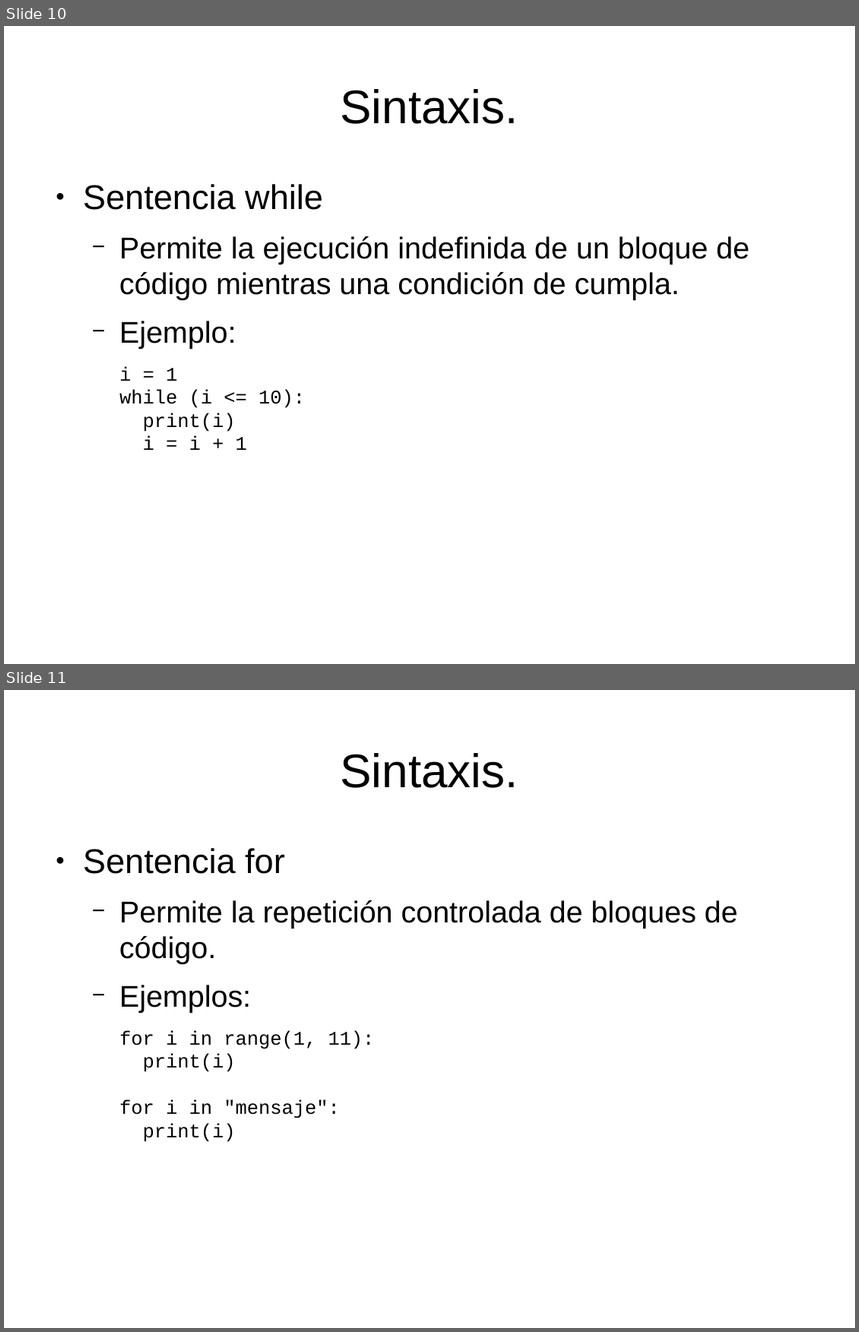
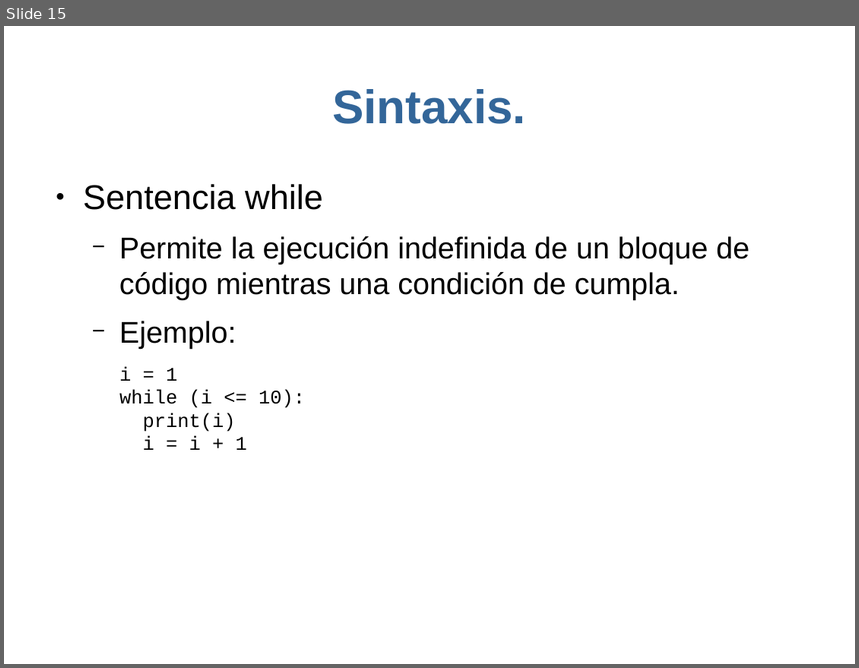
Before and after one commit to joksan/Presentaciones, a slide deck: Breve introduccion a Python/Breve introduccion a Python.odp. Shown one above the other, each under a label of ours: slides 10 and 11 before the commit, slide 15 after it. The pictures are 859x1332 and 859x668 pixels, drawn with LibreOffice and Linux fonts; fonts in the diff are those of the drawing. Boxes give left, top, right and bottom in pixels: in the first picture for what was removed or moved away, otherwise in the second. Text is boxed around its words. In the diff, an @@ line names an element or a change of style, - is before the commit and + after.

```diff
--- a/Breve introduccion a Python/Breve introduccion a Python.odp
+++ b/Breve introduccion a Python/Breve introduccion a Python.odp
@@ slide 11 removed at [4, 690, 855, 1328], background #FFFFFF @@
@@ title removed at [340, 753, 518, 788] @@
-Sintaxis.
@@ text removed at [83, 848, 738, 1012] @@
-● Sentencia for
-  − Permite la repetición controlada de bloques de código.
-  − Ejemplos:
@@ text removed at [120, 1030, 375, 1142] @@
-for i in range(1, 11):
-print(i)
-for i in "mensaje":
-print(i)
@@ what was slide 10 is now slide 15 @@
@@ slide 15 changed as well @@
@@ title "Sintaxis." at [332, 89, 526, 124]: text colour #000000 to #336699, bold on @@
```
Also in this commit, not shown: 16 other slides changed, 6 slides added.
